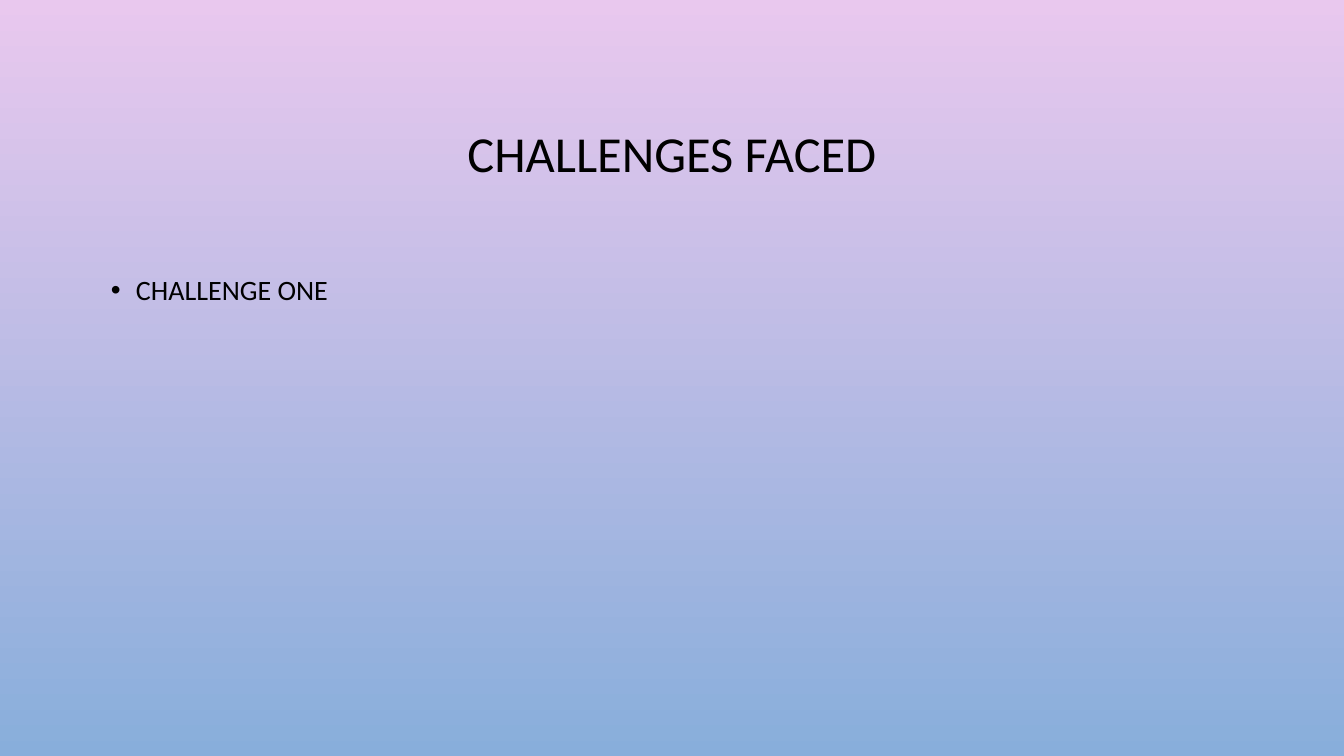
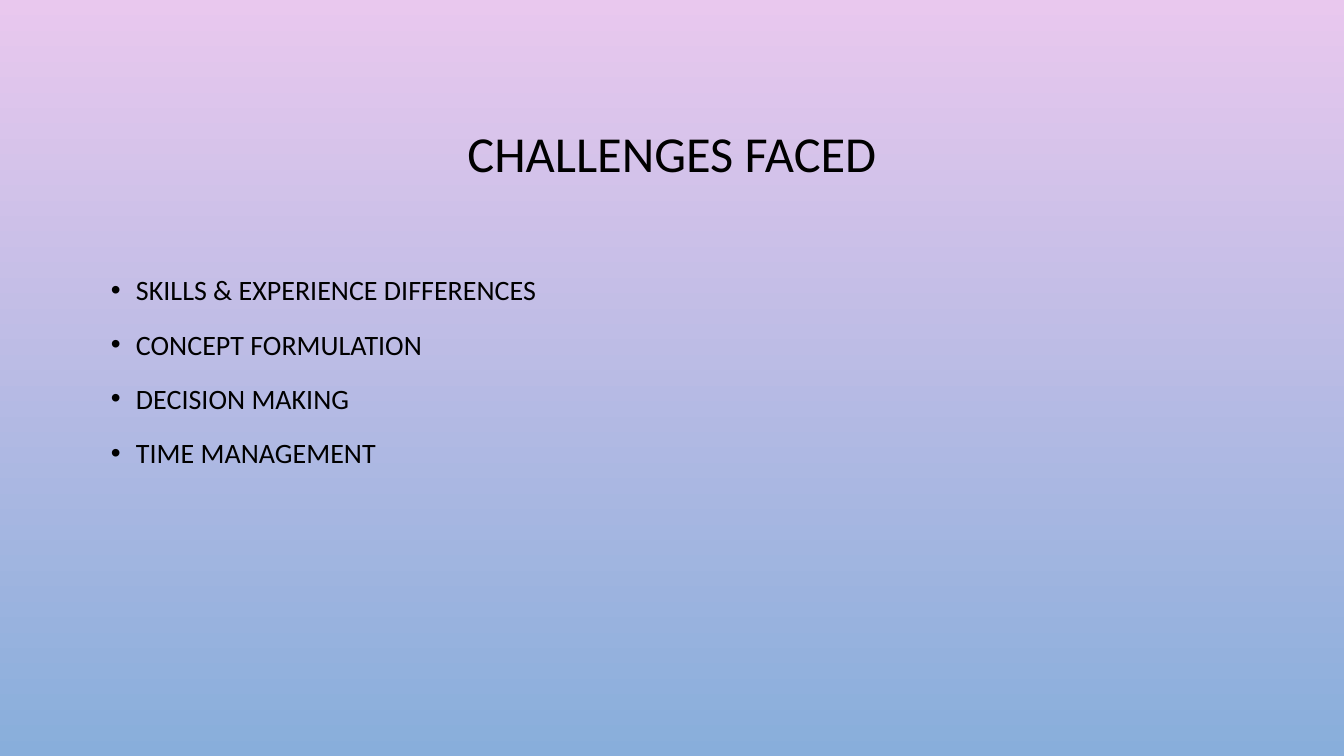
Before and after one commit to abrievanaardt/smalltalk, a slide deck: slide 3 of Documentation/smalltalk.pptx. Drawn at 1344x756 pixels with LibreOffice and Linux fonts; fonts in the diff are those of the drawing; background and template pictures are left out. Boxes give left, top, right and bottom in pixels: in the first picture for what was removed or moved away, otherwise in the second. Text is boxed around its words. In the diff, an @@ line names an element or a change of style, - is before the commit and + after.

```diff
--- a/Documentation/smalltalk.pptx
+++ b/Documentation/smalltalk.pptx
@@ text at (x1=136, y1=282, x2=536, y2=463): text changed @@
-• CHALLENGE ONE
+• SKILLS & EXPERIENCE DIFFERENCES
+• CONCEPT FORMULATION
+• DECISION MAKING
+• TIME MANAGEMENT
```
Also in this commit, not shown: 9 other slides changed, 2 slides added, 2 slides removed.
